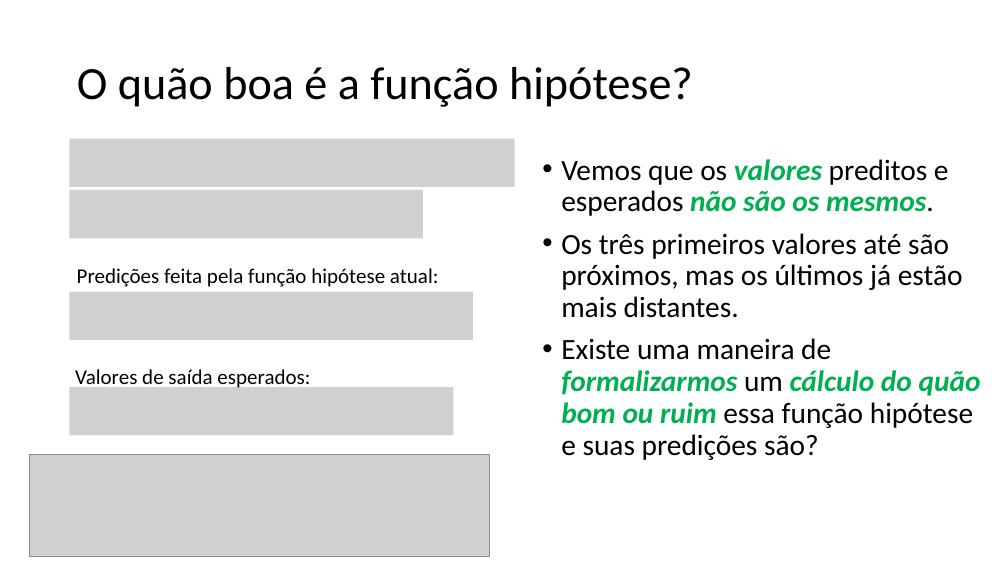
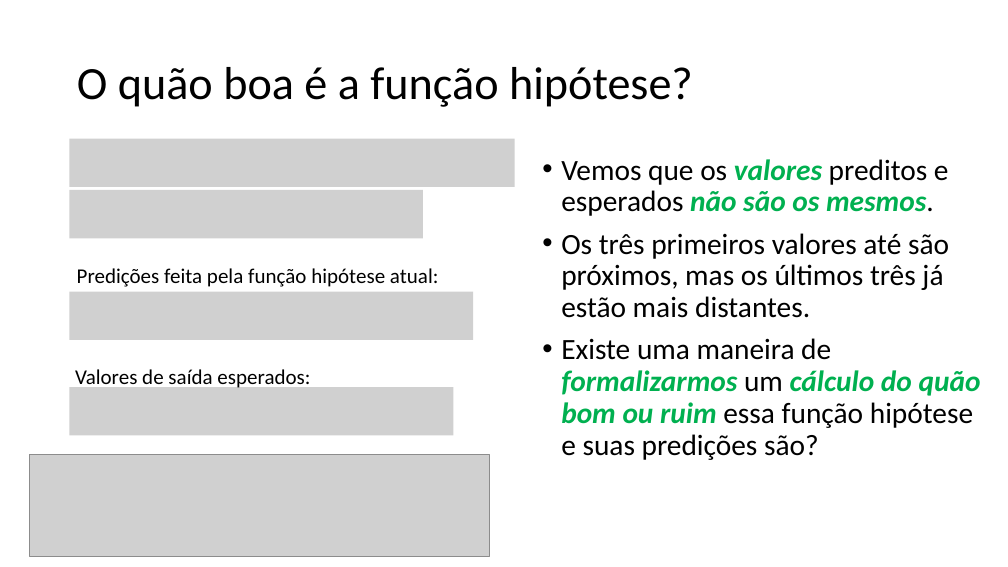
Before and after one commit to zz4fap/tp557-iot-ml, a slide deck: slide 6 of slides/TP557_5_Medindo_a_precisão_de_um_modelo_de_ML.pptx. Drawn at 1008x567 pixels with LibreOffice and Linux fonts; fonts in the diff are those of the drawing; grey boxes stand for pictures. Boxes give left, top, right and bottom in pixels: in the first picture for what was removed or moved away, otherwise in the second. Text is boxed around its words. In the diff, an @@ line names an element or a change of style, - is before the commit and + after.

```diff
--- a/slides/TP557_5_Medindo_a_precisão_de_um_modelo_de_ML.pptx
+++ b/slides/TP557_5_Medindo_a_precisão_de_um_modelo_de_ML.pptx
@@ text at box(561, 233, 949, 318): text changed @@
-• Os três primeiros valores até são próximos, mas os últimos já estão mais distantes.
+• Os três primeiros valores até são próximos, mas os últimos três já estão mais distantes.
```
Also in this commit, not shown: 14 other slides changed, 7 slides added, 1 other file.
